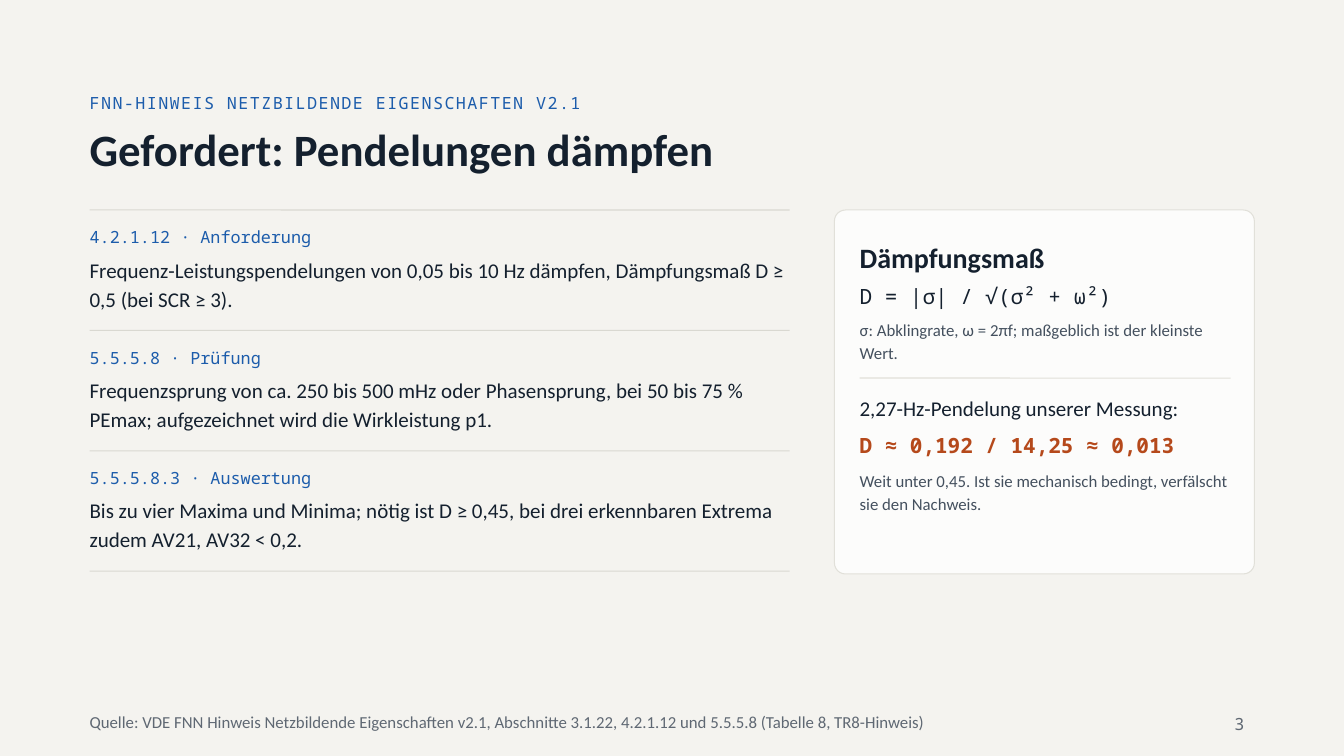
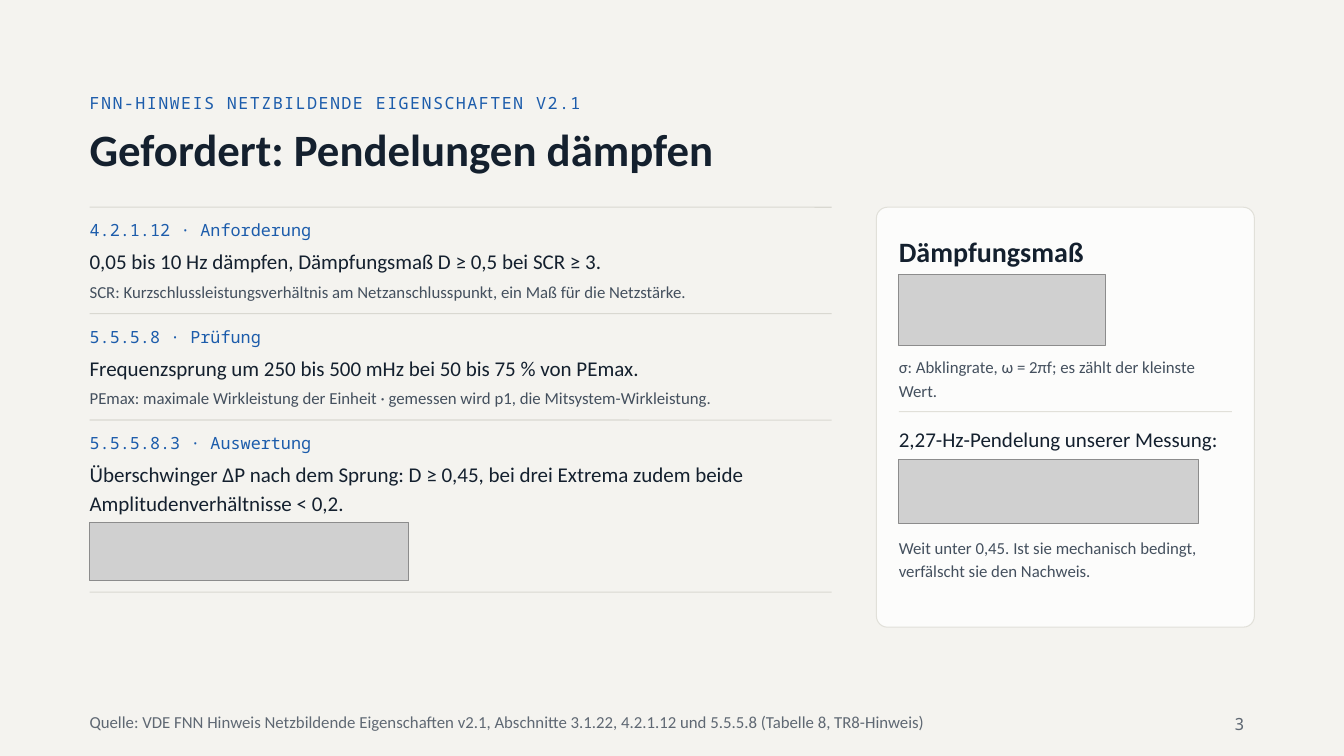
Before and after one commit to relaytoroot/prony_matrix_pencil_filter, a slide deck: slide 3 of docs/praesentation/Ergebnisse_Matrix_Pencil_Arbeitsfassung.pptx. Drawn at 1344x756 pixels with LibreOffice and Linux fonts; fonts in the diff are those of the drawing; grey boxes stand for pictures. Boxes give left, top, right and bottom in pixels: in the first picture for what was removed or moved away, otherwise in the second. Text is boxed around its words. In the diff, an @@ line names an element or a change of style, - is before the commit and + after.

```diff
--- a/docs/praesentation/Ergebnisse_Matrix_Pencil_Arbeitsfassung.pptx
+++ b/docs/praesentation/Ergebnisse_Matrix_Pencil_Arbeitsfassung.pptx
@@ line moved from (90, 210) - (789, 210) to (90, 208) - (832, 208) @@
@@ rounded rectangle: place and size @@
-rounded rectangle at <box>835,210,1255,574</box>
+rounded rectangle at <box>876,208,1254,628</box>
@@ rounded rectangle at <box>876,208,1254,628</box>: proportions changed @@
@@ text "4.2.1.12 · Anforderung": place and size @@
-text "4.2.1.12 · Anforderung" at <box>90,230,311,247</box>
+text "4.2.1.12 · Anforderung" at <box>90,223,311,240</box>
@@ text "Dämpfungsmaß": place and size @@
-text "Dämpfungsmaß" at <box>860,248,1045,273</box>
+text "Dämpfungsmaß" at <box>899,242,1084,267</box>
@@ text at <box>90,254,601,273</box>: text changed @@
-Frequenz-Leistungspendelungen von 0,05 bis 10 Hz dämpfen, Dämpfungsmaß D ≥ 0,5 (bei SCR ≥ 3).
+0,05 bis 10 Hz dämpfen, Dämpfungsmaß D ≥ 0,5 bei SCR ≥ 3.
@@ text added at <box>90,286,685,301</box>, 12 pt, text #44505E @@
+SCR: Kurzschlussleistungsverhältnis am Netzanschlusspunkt, ein Maß für die Netzstärke.
@@ text removed at <box>860,286,1112,309</box> @@
-D = |σ| / √(σ² + ω²)
@@ picture added at <box>899,274,1106,345</box> @@
@@ text "5.5.5.8 · Prüfung": place and size @@
-text "5.5.5.8 · Prüfung" at <box>90,351,261,368</box>
+text "5.5.5.8 · Prüfung" at <box>90,330,261,347</box>
@@ line moved from (90, 331) - (789, 331) to (90, 314) - (832, 314) @@
@@ text at <box>90,361,638,380</box>: text changed @@
-Frequenzsprung von ca. 250 bis 500 mHz oder Phasensprung, bei 50 bis 75 % PEmax; aufgezeichnet wird die Wirkleistung p1.
+Frequenzsprung um 250 bis 500 mHz bei 50 bis 75 % von PEmax.
@@ text at <box>899,361,1195,397</box>: text changed @@
-σ: Abklingrate, ω = 2πf; maßgeblich ist der kleinste Wert.
+σ: Abklingrate, ω = 2πf; es zählt der kleinste Wert.
@@ text added at <box>90,392,711,407</box>, 12 pt, text #44505E @@
+PEmax: maximale Wirkleistung der Einheit · gemessen wird p1, die Mitsystem-Wirkleistung.
@@ line moved from (860, 378) - (1231, 378) to (899, 411) - (1232, 411) @@
@@ text "5.5.5.8.3 · Auswertung": place and size @@
-text "5.5.5.8.3 · Auswertung" at <box>90,472,311,488</box>
+text "5.5.5.8.3 · Auswertung" at <box>90,437,311,453</box>
@@ line moved from (90, 451) - (789, 451) to (90, 420) - (832, 420) @@
@@ text removed at <box>860,437,1174,457</box> @@
-D ≈ 0,192 / 14,25 ≈ 0,013
@@ text "2,27-Hz-Pendelung unserer Messung:": place and size @@
-text "2,27-Hz-Pendelung unserer Messung:" at <box>860,401,1178,420</box>
+text "2,27-Hz-Pendelung unserer Messung:" at <box>899,432,1217,451</box>
@@ text at <box>90,465,743,515</box>: text changed @@
-Bis zu vier Maxima und Minima; nötig ist D ≥ 0,45, bei drei erkennbaren Extrema zudem AV21, AV32 < 0,2.
+Überschwinger ΔP nach dem Sprung: D ≥ 0,45, bei drei Extrema zudem beide Amplitudenverhältnisse < 0,2.
@@ picture added at <box>899,460,1199,524</box> @@
@@ picture added at <box>90,522,409,581</box> @@
@@ text "Weit unter 0,45. Ist sie ..." rewrapped from <box>860,475,1227,510</box> to <box>899,542,1196,577</box> @@
@@ line moved from (90, 572) - (789, 572) to (90, 593) - (832, 593) @@
```
Also in this commit, not shown: 7 other slides changed, 2 slides added.
